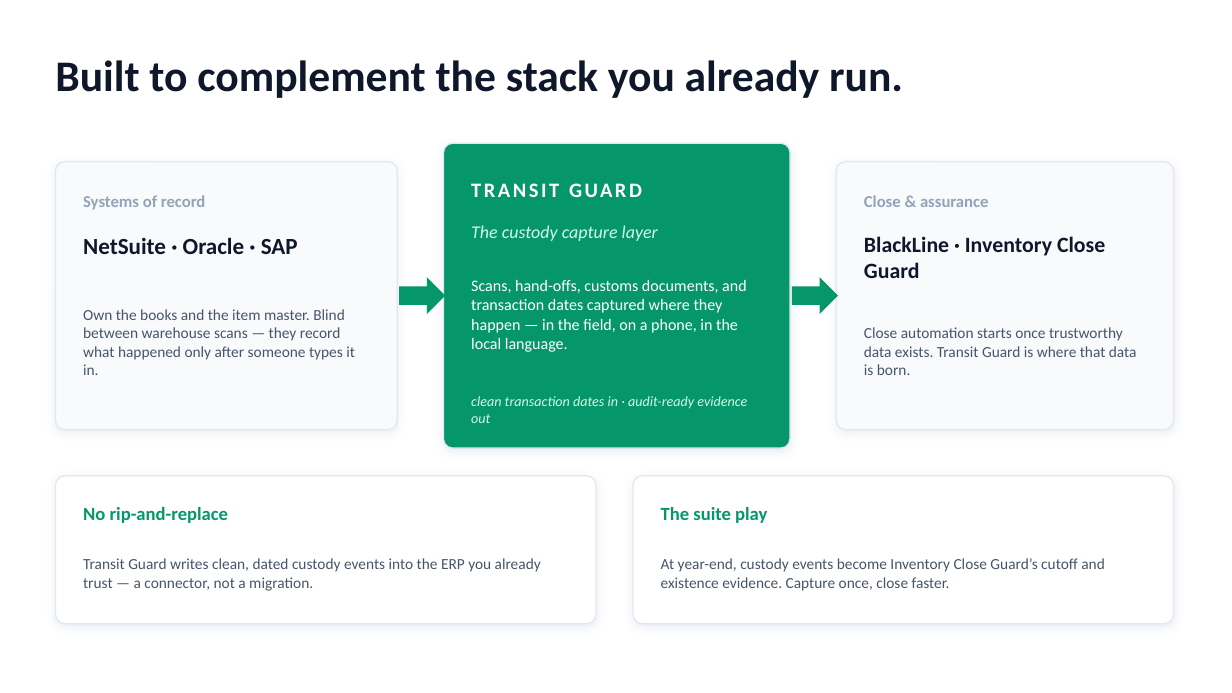
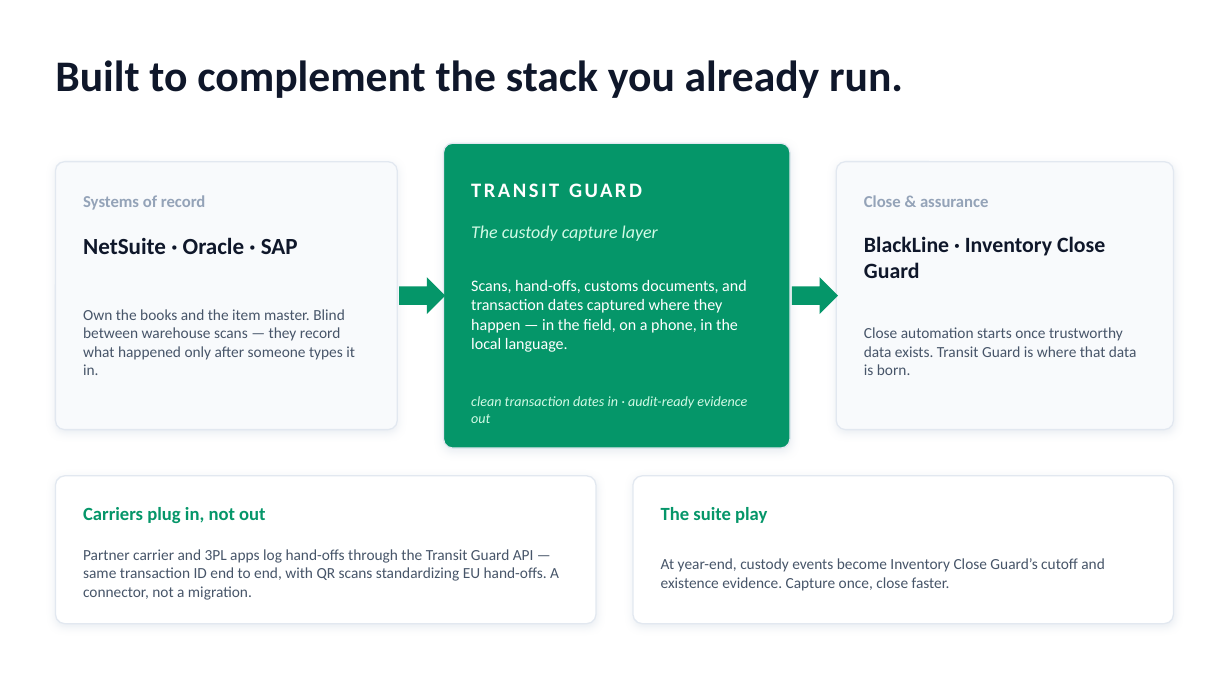
Before and after one commit to jessiesfaith/transit-guard, a slide deck: slide 7 of deck/Transit_Guard_Pitch.pptx (slide 6 before the commit). Drawn at 1232x693 pixels with LibreOffice and Linux fonts; fonts in the diff are those of the drawing. Boxes give left, top, right and bottom in pixels: in the first picture for what was removed or moved away, otherwise in the second. Text is boxed around its words. In the diff, an @@ line names an element or a change of style, - is before the commit and + after.

```diff
--- a/deck/Transit_Guard_Pitch.pptx
+++ b/deck/Transit_Guard_Pitch.pptx
@@ text at (83, 507, 265, 523): text changed @@
-No rip-and-replace
+Carriers plug in, not out
@@ text at (83, 549, 559, 600): text changed @@
-Transit Guard writes clean, dated custody events into the ERP you already trust — a connector, not a migration.
+Partner carrier and 3PL apps log hand-offs through the Transit Guard API — same transaction ID end to end, with QR scans standardizing EU hand-offs. A connector, not a migration.
```
Also in this commit, not shown: 5 other slides changed, 1 slide added, 10 other files.
